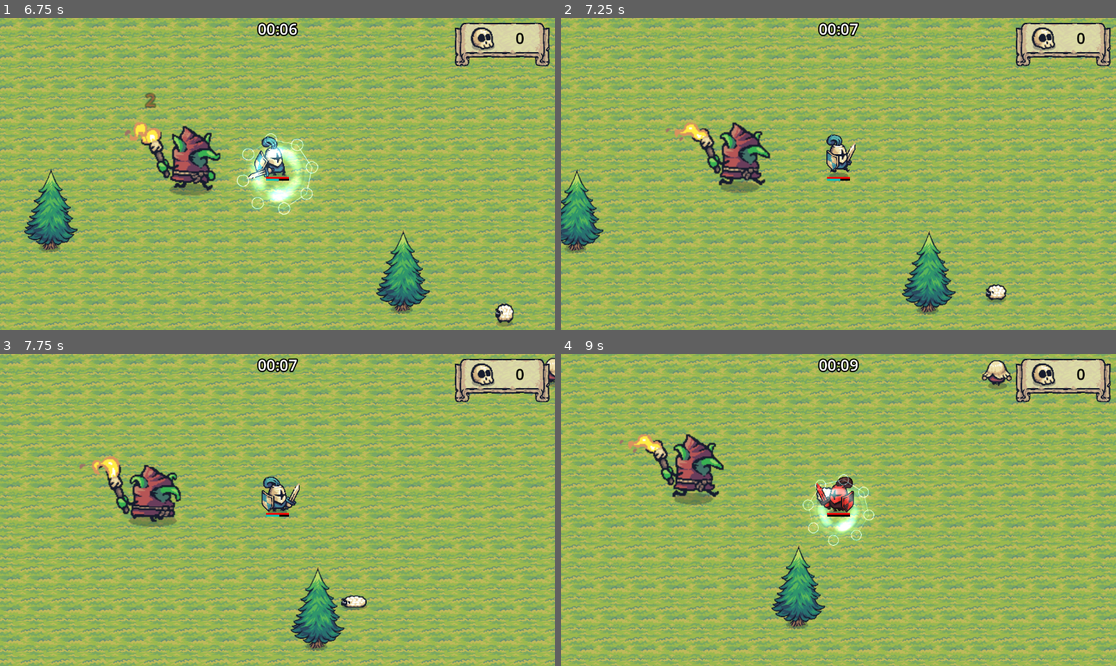
Above: before the commit, frames 1-4 (two rows, left to right).
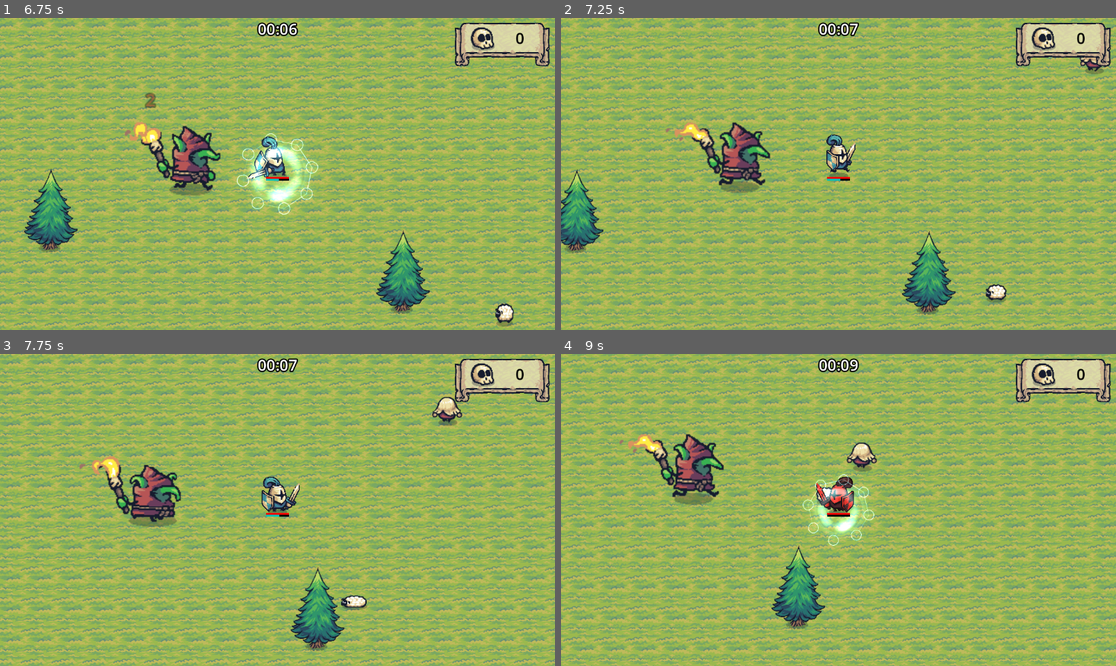
Above: after the commit, the same moments.

Repository: GracilianoOG/godot-dio-tiny-swords
Game: Godot game, scene res://main.tscn
The game is run twice, just before and just after one commit, with the same random seed, the same clock (stepped at 60 frames per second) and the same inputs.
Inputs (mouse positions are in pixels of both pictures, inside the frame that each line leads up to):
- Up to frame 1 (6.75 s): move the mouse to (249, 236) at 0.52 s; hold W (move_up) 0.53-2.03 s; click (249, 236) at 0.6 s; move the mouse to (444, 220) at 1.27 s; tap F (special) every 1.5 s from 1.35 to 5.85 s; move the mouse to (111, 127) at 2.02 s; hold A (move_left) 2.03-3.53 s; click (111, 127) at 2.1 s; move the mouse to (305, 174) at 2.77 s; move the mouse to (194, 96) at 3.52 s; hold S (move_down) 3.53-4.28 s; click (194, 96) at 3.6 s; move the mouse to (399, 158) at 4.27 s; hold D (move_right) 4.28-5.03 s; move the mouse to (166, 189) at 5.02 s; hold W (move_up) 5.03-5.78 s; click (166, 189) at 5.1 s; move the mouse to (333, 105) at 5.77 s; hold D (move_right) from 5.78 s (still down); move the mouse to (249, 236) at 6.52 s; click (249, 236) at 6.6 s
- Up to frame 2 (7.25 s): keep holding D (move_right)
- Up to frame 3 (7.75 s): keep holding D (move_right); move the mouse to (444, 556) at 7.27 s; tap F (special) at 7.35 s
- Up to frame 4 (9 s): move the mouse to (672, 463) at 8.02 s; release D (move_right) at 8.03 s; hold S (move_down) 8.03-8.78 s; click (672, 463) at 8.1 s; move the mouse to (866, 510) at 8.77 s; hold A (move_left) from 8.78 s (still down); tap F (special) at 8.85 s

Frame 1 is identical in both runs. In frame 2, 0.2% of the frame differs, in the area x 93-99%, y 12-19%; in frame 3, 0.4%; in frame 4, 0.7%, in the area x 51-82%, y 2-38%.

Commit message:
Change pawn speed to 1.6

Diff:
--- a/enemies/pawn.tscn
+++ b/enemies/pawn.tscn
@@ -82,7 +82,7 @@
 
 [node name="FollowPlayer" type="Node" parent="."]
 script = ExtResource("1_q8mw6")
-speed = 0.75
+speed = 1.6
 
 [node name="DamageDigitMarker" type="Marker2D" parent="."]
 position = Vector2(0, -50)
